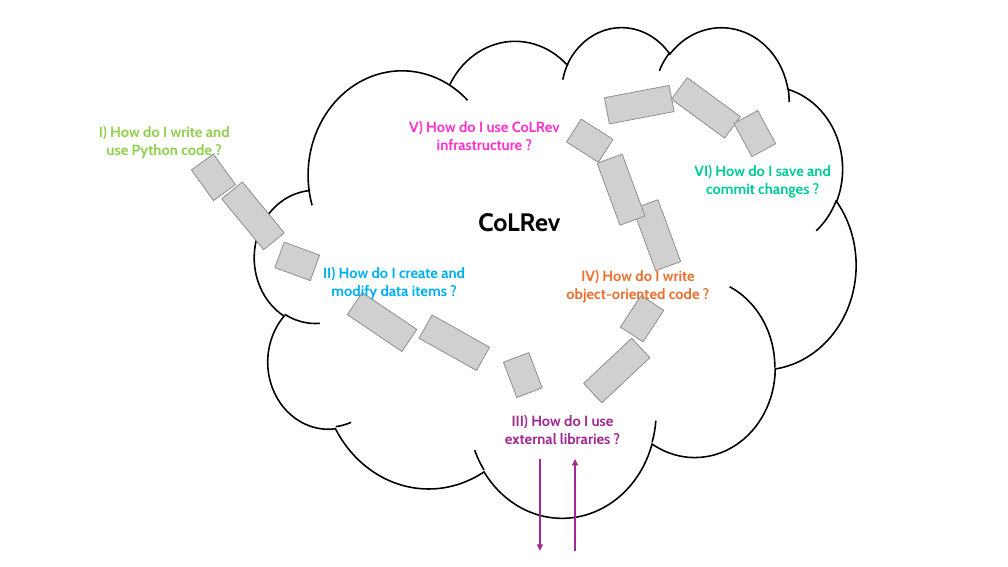
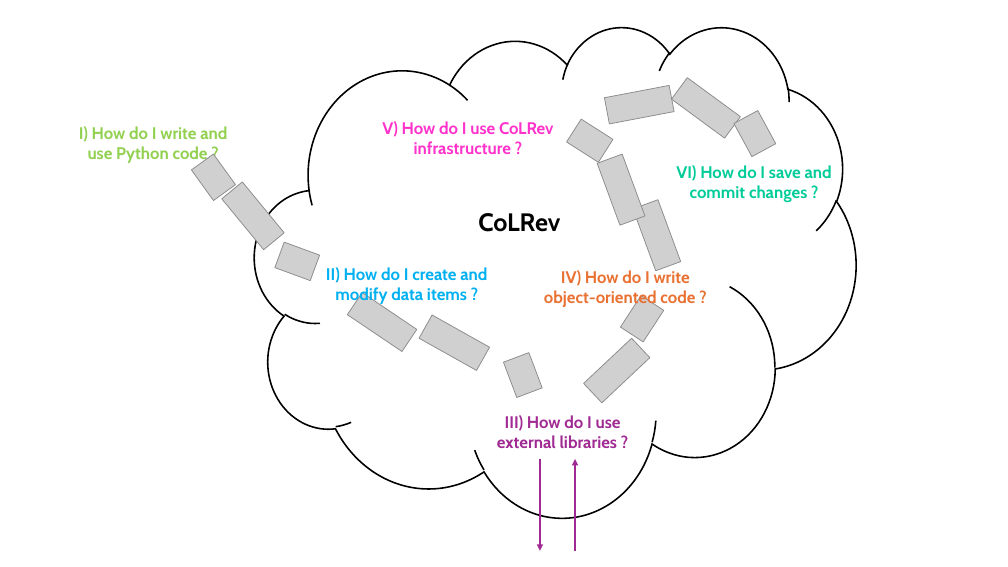
Before and after one commit to digital-work-lab/open-source-project, a slide deck: slide 1 of assets/python_overview.pptx. Drawn at 1008x567 pixels with LibreOffice and Linux fonts; fonts in the diff are those of the drawing; grey boxes stand for pictures. Boxes give left, top, right and bottom in pixels: in the first picture for what was removed or moved away, otherwise in the second. Text is boxed around its words. In the diff, an @@ line names an element or a change of style, - is before the commit and + after.

```diff
--- a/assets/python_overview.pptx
+++ b/assets/python_overview.pptx
@@ text "I) How do I write ..." moved from (x1=99, y1=126, x2=230, y2=159) to (x1=79, y1=126, x2=227, y2=163) @@
@@ size 14 to 16 pt in 6 elements at (x1=497, y1=415, x2=621, y2=448), (x1=676, y1=165, x2=832, y2=202), (x1=79, y1=126, x2=227, y2=163), (x1=544, y1=270, x2=695, y2=308), (x1=326, y1=267, x2=487, y2=304), (x1=382, y1=121, x2=554, y2=154) @@
@@ text "V) How do I use ..." moved from (x1=409, y1=121, x2=560, y2=150) to (x1=382, y1=121, x2=554, y2=154) @@
@@ text "VI) How do I save ..." moved from (x1=694, y1=165, x2=831, y2=198) to (x1=676, y1=165, x2=832, y2=202) @@
@@ text "IV) How do I write ..." moved from (x1=566, y1=268, x2=700, y2=303) to (x1=544, y1=270, x2=695, y2=308) @@
```
Also in this commit, not shown: 5 other slides changed.
